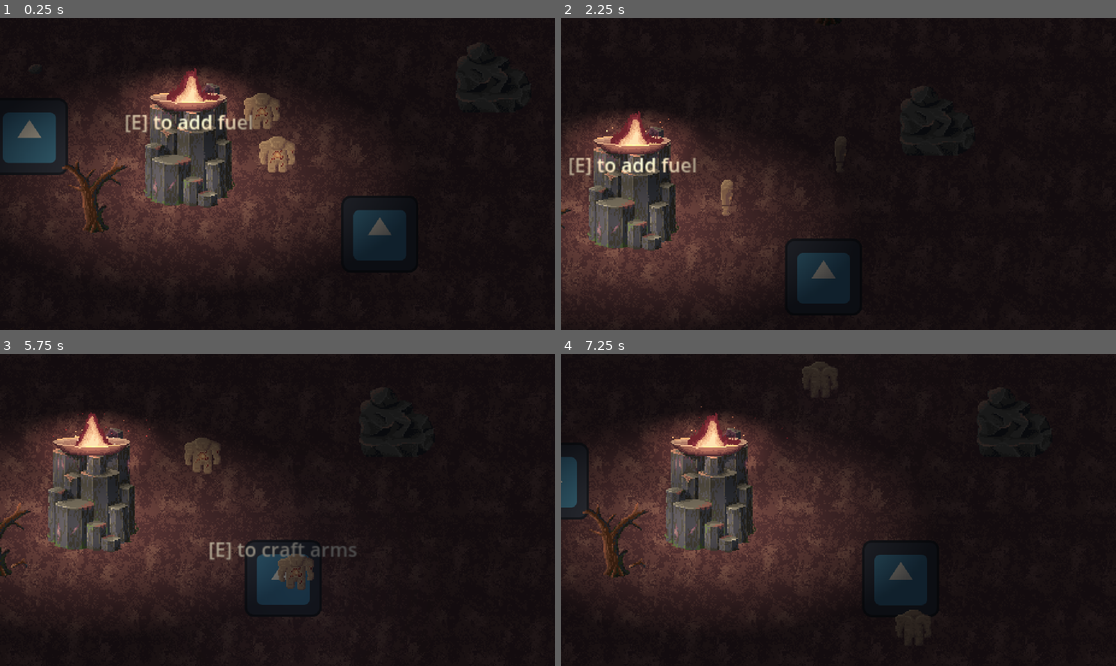
Above: before the commit, frames 1-4 (two rows, left to right).
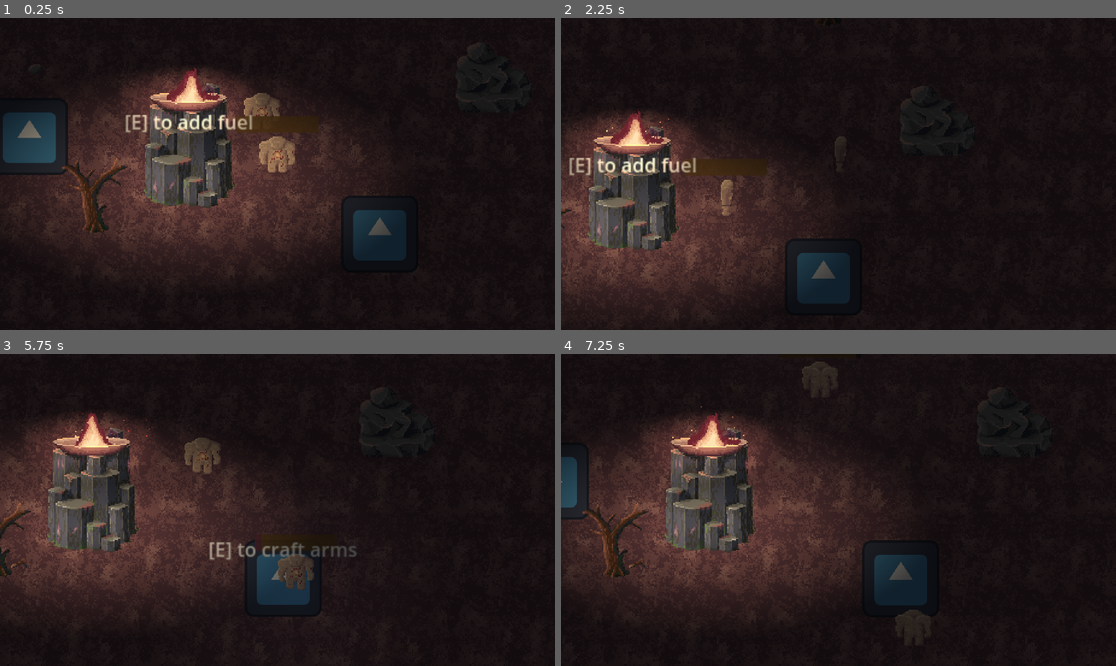
Above: after the commit, the same moments.

Repository: ShadowDragon5/eclipse
Game: Godot game, scene res://scenes/world.tscn
Two runs of this game, one before a commit and one after it. Both use one fixed random seed, a clock stepped at 60 frames per second and the inputs below. The engine's default icon, where the game draws it, is replaced by a stand-in: a white triangle on a blue panel in a dark square.
Inputs (mouse positions are in pixels of both pictures, inside the frame that each line leads up to):
- Up to frame 1 (0.25 s): no input
- Up to frame 2 (2.25 s): move the mouse to (960, 158) at 0.52 s; hold Right (ui_right) 0.53-1.25 s; tap Tab (swap_body) at 0.6, 2.1 s; click (960, 158) at 0.67 s; drag from (727, 189) to (666, 264) at 1.27 s; move the mouse to (894, 105) at 2.02 s; hold Right (ui_right) from 2.03 s (still down)
- Up to frame 3 (5.75 s): release Right (ui_right) at 2.75 s; drag from (249, 572) to (166, 525) at 2.77 s; move the mouse to (444, 556) at 3.52 s; hold Left (ui_left) 3.53-4.25 s; hold E (interact) 3.53-4.25 s; tap Tab (swap_body) at 3.8, 5.1 s; drag from (111, 463) to (377, 444) at 4.27 s; move the mouse to (305, 510) at 5.02 s; hold Down (ui_down) from 5.03 s (still down); click (305, 510) at 5.17 s
- Up to frame 4 (7.25 s): release Down (ui_down) at 5.75 s; drag from (755, 432) to (844, 578) at 5.77 s; move the mouse to (960, 494) at 6.52 s; hold Up (ui_up) from 6.53 s (still down); tap Tab (swap_body) at 6.6 s

The runs differ from the first frame. In frame 1, 0.2% of the frame differs, in the area x 42-58%, y 31-37%; in frame 2, less than 0.1%; in frame 3, less than 0.1%; in frame 4, less than 0.1%.

Commit message:
Added health and shadow bars

Diff:
--- a/scenes/objects/player.tscn
+++ b/scenes/objects/player.tscn
@@ -577,6 +577,18 @@
 "name": &"up",
 "speed": 4.0
 }]
+
+[sub_resource type="StyleBoxFlat" id="StyleBoxFlat_rbfcd"]
+bg_color = Color(0.0980392, 0.0980392, 0.0980392, 1)
+
+[sub_resource type="StyleBoxFlat" id="StyleBoxFlat_v6t4f"]
+bg_color = Color(0.512664, 0.340429, 0.126332, 1)
+
+[sub_resource type="StyleBoxFlat" id="StyleBoxFlat_1ycd0"]
+bg_color = Color(0.6, 0.6, 0.6, 0)
+
+[sub_resource type="StyleBoxFlat" id="StyleBoxFlat_1ag2q"]
+bg_color = Color(0.392213, 0.0379821, 0.503856, 0.478431)
 
 [node name="player" type="CharacterBody2D" groups=["player"]]
 script = ExtResource("1_h3a73")
@@ -710,3 +722,31 @@
 "output_section": true
 }
 metadata/_aseprite_wizard_source_file_hash_ = "71a2709b471a686d9a7d7e2d239b912a"
+
+[node name="Durability" type="ProgressBar" parent="."]
+visible = false
+self_modulate = Color(1, 1, 1, 0.607843)
+offset_left = -34.0
+offset_top = -48.0
+offset_right = 34.0
+offset_bottom = -21.0
+scale = Vector2(1, 0.5)
+theme_override_styles/background = SubResource("StyleBoxFlat_rbfcd")
+theme_override_styles/fill = SubResource("StyleBoxFlat_v6t4f")
+max_value = 25.0
+value = 10.0
+show_percentage = false
+
+[node name="Shadow" type="ProgressBar" parent="."]
+visible = false
+self_modulate = Color(1, 1, 1, 0.607843)
+offset_left = -34.0
+offset_top = -48.0
+offset_right = 34.0
+offset_bottom = -21.0
+scale = Vector2(1, 0.5)
+theme_override_styles/background = SubResource("StyleBoxFlat_1ycd0")
+theme_override_styles/fill = SubResource("StyleBoxFlat_1ag2q")
+max_value = 25.0
+value = 15.0
+show_percentage = false
--- a/scripts/player.gd
+++ b/scripts/player.gd
@@ -4,7 +4,10 @@
 @onready var arms = %Arms
 @onready var torso = %Torso
 @onready var legs = %Legs
+@onready var durability = $Durability
+@onready var shadow = $Shadow
 @onready var comment = preload("res://scenes/text_comment.tscn")
+
 
 @export var max_speed = 150
 @export var accel = 350
@@ -49,8 +52,14 @@
 		Globals.set("player",self)
 		set_collision_layer(3)
 		$Camera2D.make_current()
+		durability.visible = true
+		shadow.visible = true
 	burn_health = max_burn_health
 	shadow_health = max_shadow_health
+	durability.max_value = max_burn_health
+	durability.value = burn_health
+	shadow.max_value = max_shadow_health
+	shadow.value = max_shadow_health-shadow_health
 
 func _physics_process(delta):
 	if is_area_light > 0:
@@ -86,6 +95,11 @@
 
 		#close inventory
 		$Inv_ui.close()
+		durability.visible = false
+		shadow.visible = false
+		current_body.durability.visible = true
+		current_body.shadow.visible = true
+
 
 		#update global pointer to new body
 		Globals.set("player",current_body)
@@ -104,12 +118,15 @@
 func burn_shadow(delta):
 	if shadow_health < max_shadow_health:
 		burn_health -= delta / burn_rate
+		durability.value = burn_health
 		shadow_health += delta
+		shadow.value = max_shadow_health-shadow_health
 	if burn_health <= 0:
 		lose_body()
 
 func shadow_darken(delta):
 	shadow_health -= delta
+	shadow.value = max_shadow_health-shadow_health
 	if shadow_health <= 0:
 		lose_body()
 
Not shown: 1 places in scenes/objects/player.tscn that only renumber resources
